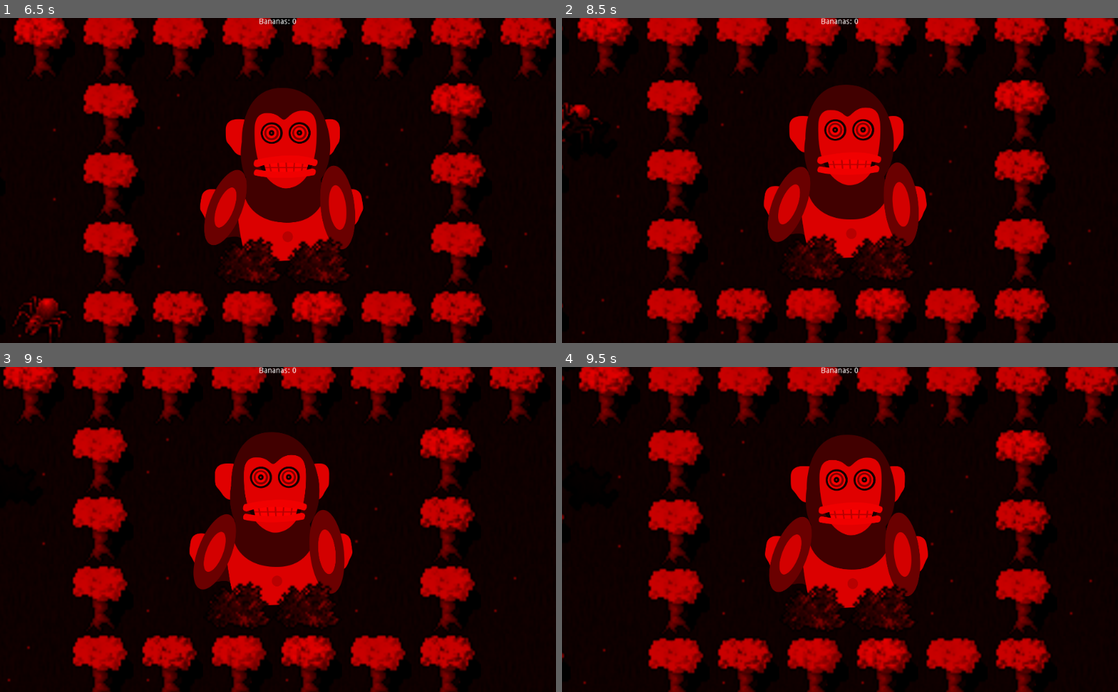
Above: before the commit, frames 1-4 (two rows, left to right).
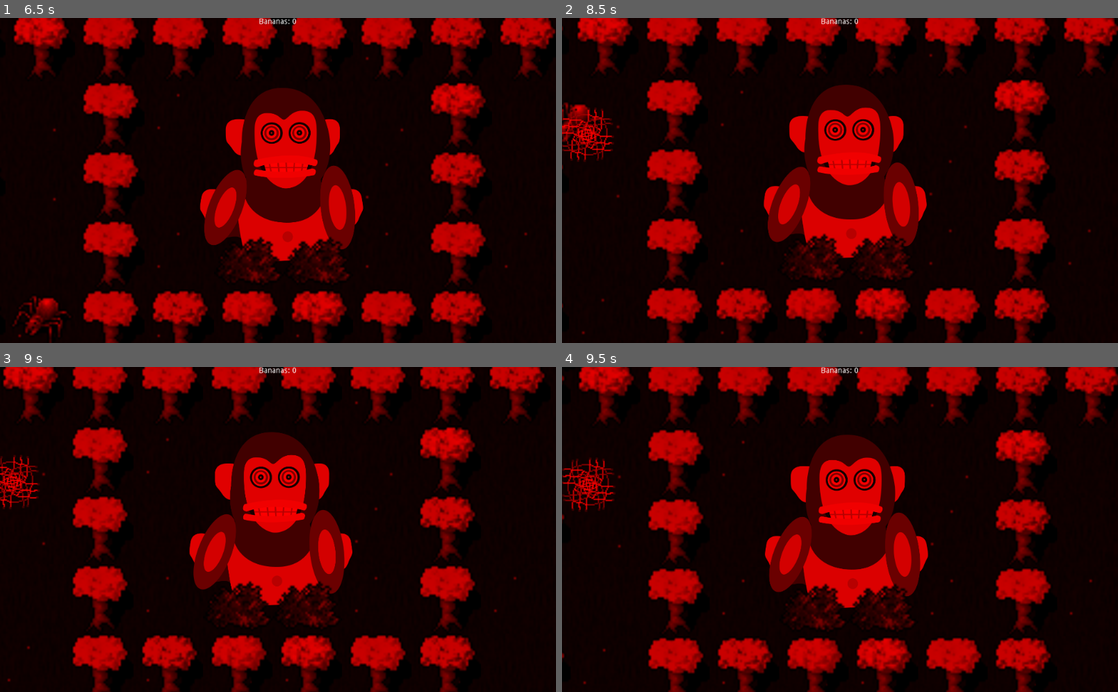
Above: after the commit, the same moments.

Repository: paavonelimarkka/whackman
Game: Godot game, scene res://Game.tscn
Same seed, same stepped clock (60 frames per second), same inputs: the game is played once before the commit and once after it. The engine's default icon, where the game draws it, is replaced by a stand-in: a white triangle on a blue panel in a dark square.
Inputs (mouse positions are in pixels of both pictures, inside the frame that each line leads up to):
- Up to frame 1 (6.5 s): click (455, 174) at 0.5 s; hold D (right) 1.28-2.03 s; tap Space (camera_swap) every 0.75 s from 1.35 to 5.85 s; hold S (down) 2.03-2.78 s; hold D (right) 2.78-3.53 s; hold W (up) 3.53-4.28 s; hold A (left) 4.28-5.78 s; hold S (down) from 5.78 s (still down)
- Up to frame 2 (8.5 s): release S (down) at 6.53 s; hold D (right) 6.53-7.28 s; tap Space (camera_swap) at 6.6, 7.35, 8.1 s; hold W (up) 7.28-8.03 s; hold D (right) from 8.03 s (still down)
- Up to frame 3 (9 s): release D (right) at 8.78 s; hold S (down) from 8.78 s (still down); tap Space (camera_swap) at 8.85 s
- Up to frame 4 (9.5 s): keep holding S (down)

Frame 1 is identical in both runs. In frame 2, 0.9% of the frame differs, in the area x 0-10%, y 27-45%; in frame 3, 0.6%; in frame 4, 0.8%.

Commit message:
Add new trap sprite

Diff:
--- a/Map.gd
+++ b/Map.gd
@@ -11,6 +11,7 @@
 
 # Called when the node enters the scene tree for the first time.
 func _ready():
+	randomize()
 	var x = 0
 	while x < banana_count:
 		spawn_banana()
--- a/game objects/trap.tscn
+++ b/game objects/trap.tscn
@@ -1,19 +1,37 @@
 [gd_scene load_steps=4 format=2]
 
-[ext_resource path="res://tiles/dngn_trap_shaft.png" type="Texture" id=1]
+[ext_resource path="res://sprites/net_trap.png" type="Texture" id=1]
 [ext_resource path="res://game objects/trap.gd" type="Script" id=2]
 
 [sub_resource type="CircleShape2D" id=1]
 
 [node name="Area2D" type="Area2D" groups=["traps"]]
+scale = Vector2( 0.5, 0.5 )
 collision_layer = 4
 collision_mask = 8
 script = ExtResource( 2 )
 
 [node name="CollisionShape2D" type="CollisionShape2D" parent="."]
+scale = Vector2( 1.5, 1.5 )
 shape = SubResource( 1 )
 
 [node name="Sprite" type="Sprite" parent="."]
+position = Vector2( 0, 10 )
+texture = ExtResource( 1 )
+
+[node name="Sprite2" type="Sprite" parent="."]
+position = Vector2( 0, -10 )
+rotation = 3.14159
+texture = ExtResource( 1 )
+
+[node name="Sprite3" type="Sprite" parent="."]
+position = Vector2( -10, 0 )
+rotation = -4.71239
+texture = ExtResource( 1 )
+
+[node name="Sprite4" type="Sprite" parent="."]
+position = Vector2( 10, 0 )
+rotation = -1.5708
 texture = ExtResource( 1 )
 
 [connection signal="body_entered" from="." to="." method="_on_Area2D_body_entered"]
Binary file added: sprites/net_trap.png
Not shown, added: sprites/net_trap.png.import
